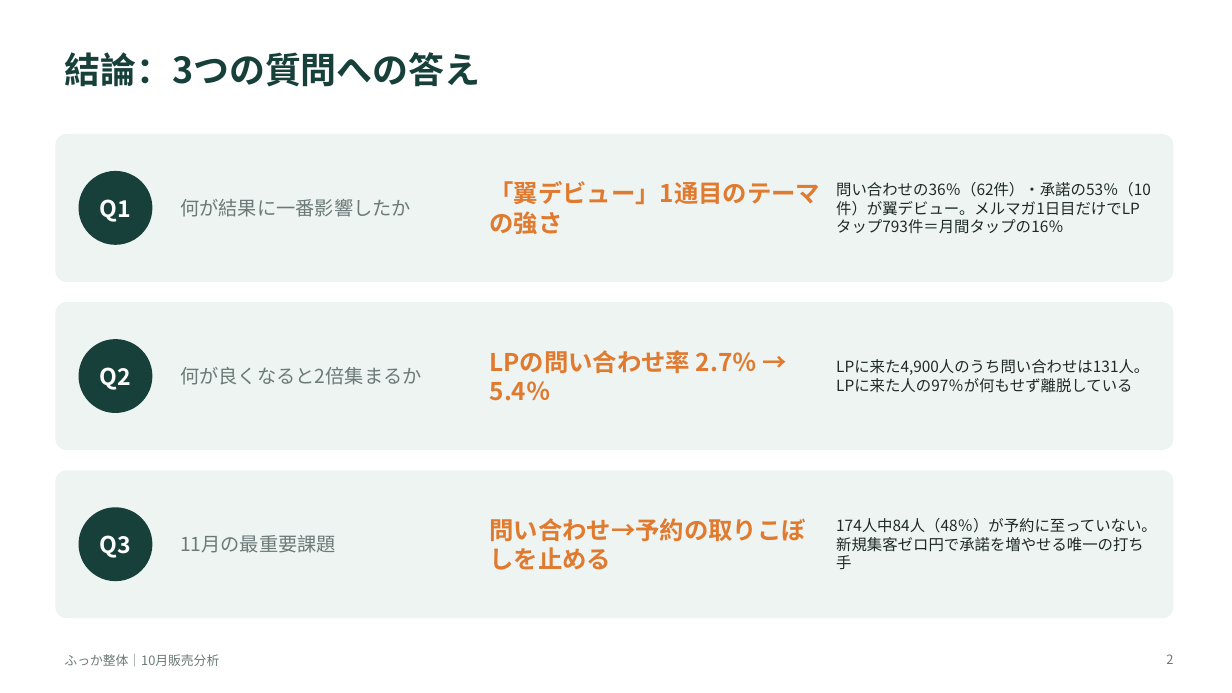
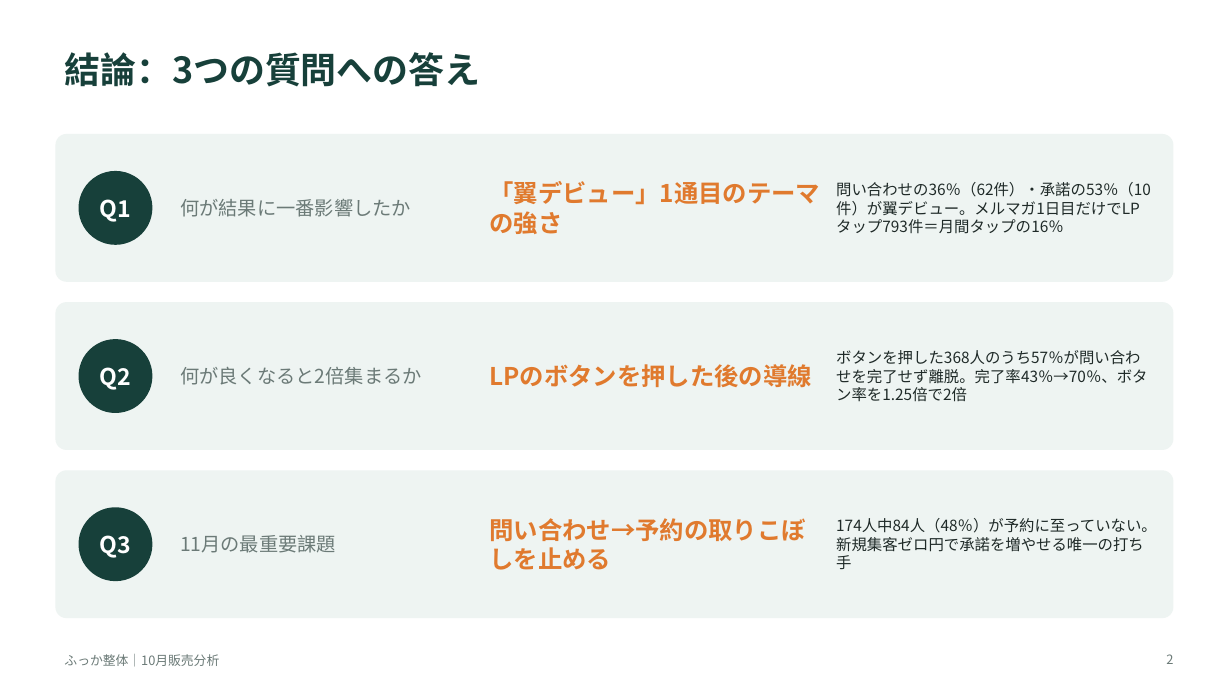
Before and after one commit to ktarpt-spec/-, a slide deck: slide 2 of 10月販売分析_ふっか整体.pptx. Drawn at 1232x693 pixels with LibreOffice and Linux fonts; fonts in the diff are those of the drawing. Boxes give left, top, right and bottom in pixels: in the first picture for what was removed or moved away, otherwise in the second. Text is boxed around its words. In the diff, an @@ line names an element or a change of style, - is before the commit and + after.

```diff
--- a/10月販売分析_ふっか整体.pptx
+++ b/10月販売分析_ふっか整体.pptx
@@ text at (x1=836, y1=350, x2=1147, y2=402): text changed @@
-LPに来た4,900人のうち問い合わせは131人。LPに来た人の97％が何もせず離脱している
+ボタンを押した368人のうち57％が問い合わせを完了せず離脱。完了率43％→70％、ボタン率を1.25倍で2倍
@@ text at (x1=490, y1=364, x2=812, y2=388): text changed @@
-LPの問い合わせ率 2.7％ → 5.4％
+LPのボタンを押した後の導線
```
Also in this commit, not shown: 3 other slides changed, 3 slides added.
